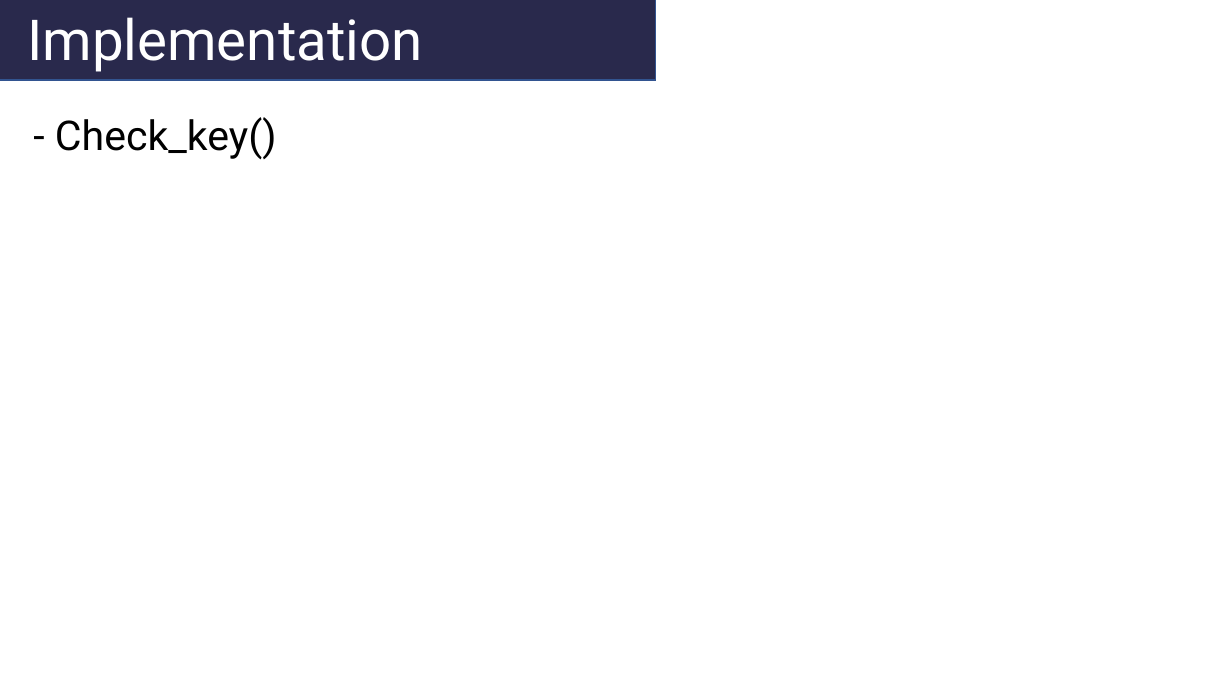
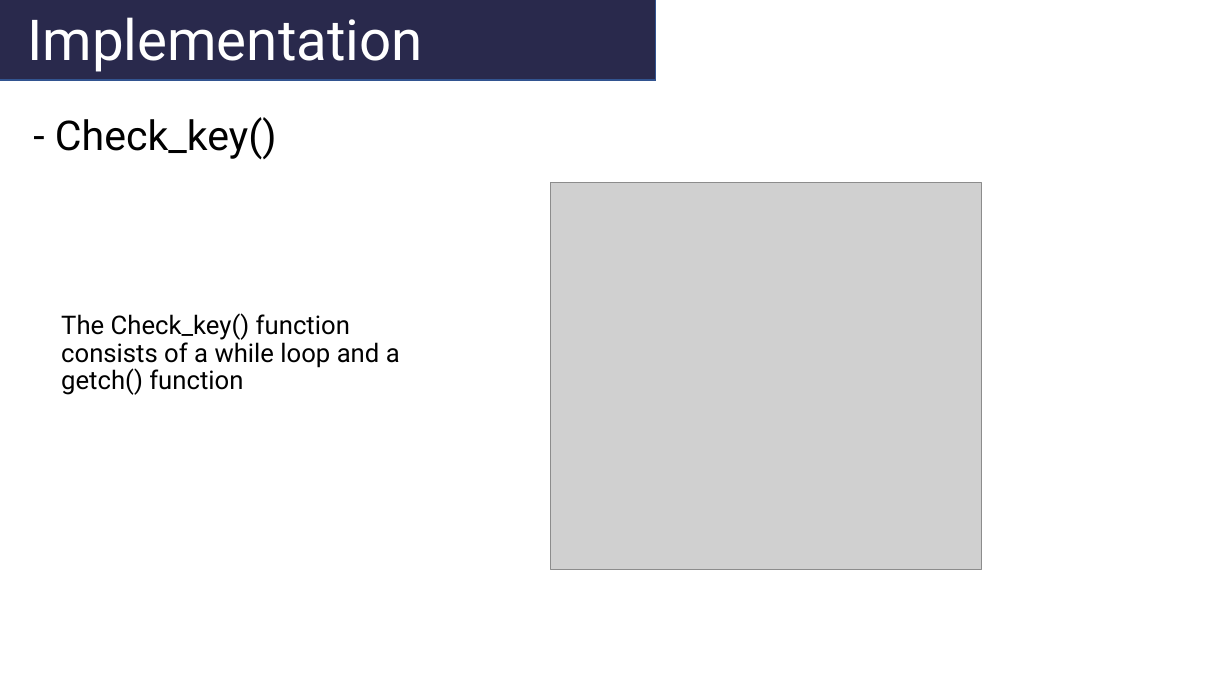
Before and after one commit to chenshih881001/Missouri, a slide deck: slide 8 of Missouri PPT.pptx. Drawn at 1232x693 pixels with LibreOffice and Linux fonts; fonts in the diff are those of the drawing; grey boxes stand for pictures. Boxes give left, top, right and bottom in pixels: in the first picture for what was removed or moved away, otherwise in the second. Text is boxed around its words. In the diff, an @@ line names an element or a change of style, - is before the commit and + after.

```diff
--- a/Missouri PPT.pptx
+++ b/Missouri PPT.pptx
@@ picture added at [551,183,982,569] @@
@@ text added at [61,313,400,395], 20 pt, text #000000 @@
+The Check_key() function consists of a while loop and a getch() function
```
Also in this commit, not shown: 5 other slides changed, 1 slide added, 1 slide removed, 1 other file.
